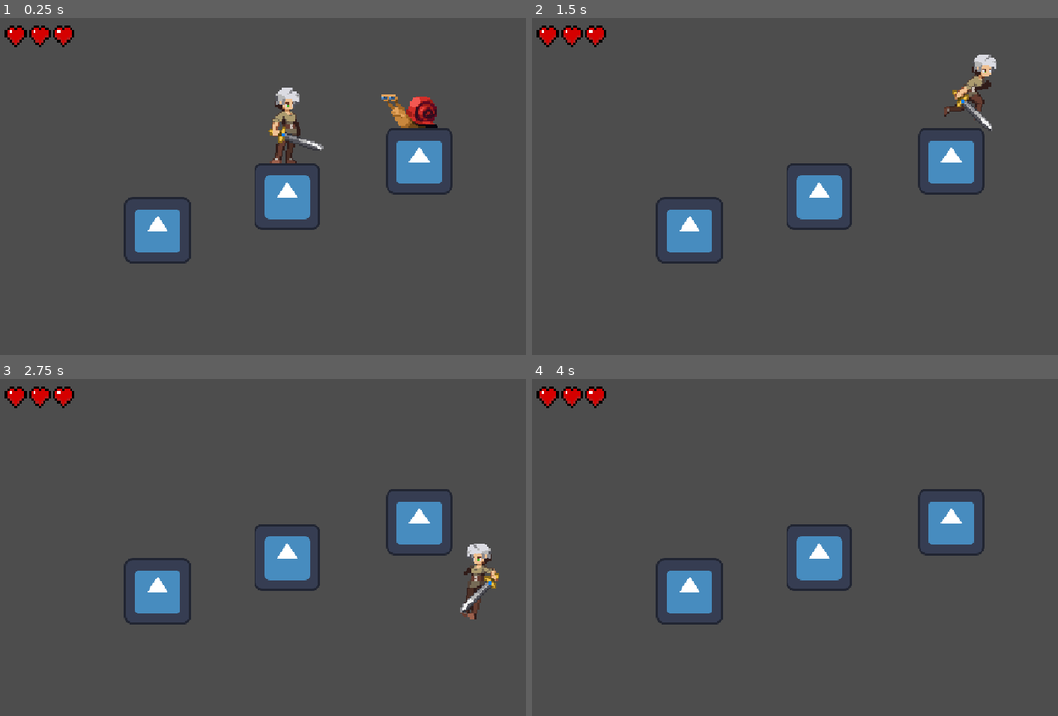
Above: before the commit, frames 1-4 (two rows, left to right).
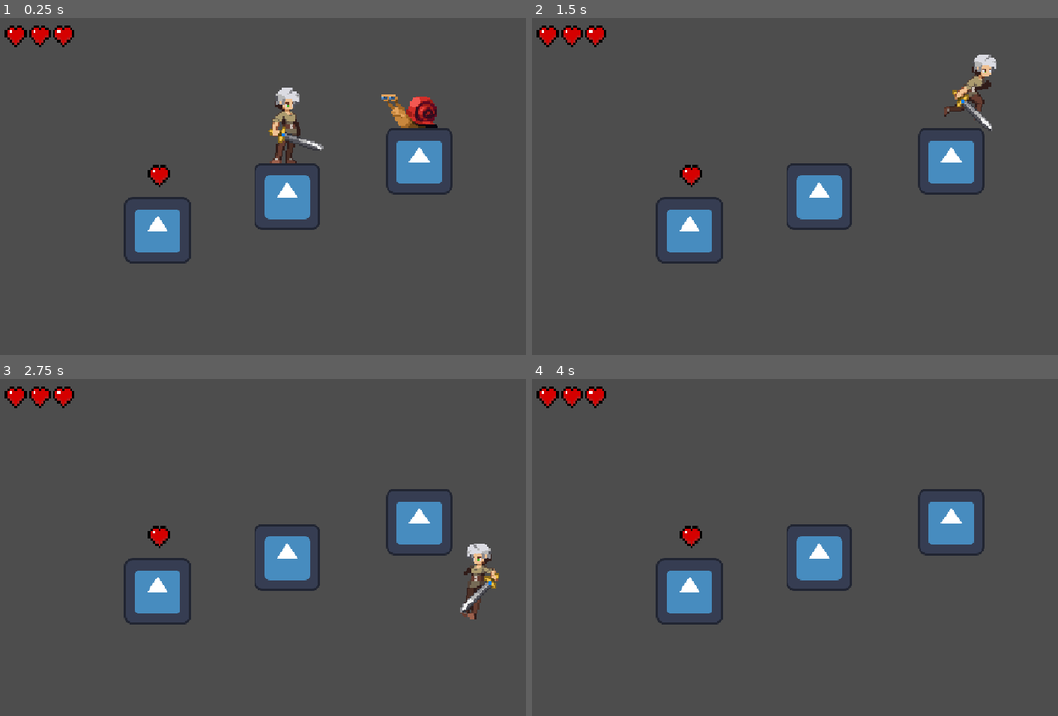
Above: after the commit, the same moments.

Repository: masonnh/fantasy-platformer
Game: Godot game, scene res://scenes/main.tscn
Two runs of this game, one before a commit and one after it. Both use one fixed random seed, a clock stepped at 60 frames per second and the inputs below. The engine's default icon, where the game draws it, is replaced by a stand-in: a white triangle on a blue panel in a dark square.
Inputs (mouse positions are in pixels of both pictures, inside the frame that each line leads up to):
- Up to frame 1 (0.25 s): no input
- Up to frame 2 (1.5 s): move the mouse to (963, 169) at 0.52 s; hold D (move_right) from 0.53 s (still down); click (963, 169) at 0.6 s; tap W (move_up) at 0.77 s; move the mouse to (710, 203) at 1.27 s; click (710, 203) at 1.35 s
- Up to frame 3 (2.75 s): tap W (move_up) at 1.52 s; move the mouse to (357, 473) at 2.02 s; release D (move_right) at 2.03 s; hold A (move_left) from 2.03 s (still down); click (357, 473) at 2.1 s
- Up to frame 4 (4 s): move the mouse to (800, 614) at 2.77 s; release A (move_left) at 2.78 s; hold D (move_right) from 2.78 s (still down); click (800, 614) at 2.85 s; tap W (move_up) at 3.02, 3.77 s; tap Enter at 3.5 s; move the mouse to (1010, 598) at 3.52 s; click (1010, 598) at 3.6 s

The runs differ from the first frame. In frame 1, 0.2% of the frame differs, in the area x 28-33%, y 43-51%; in frame 2, 0.2%; in frame 3, 0.2%; in frame 4, 0.2%.

Commit message:
heart collectible

Diff:
--- /dev/null
+++ b/scenes/heart.tscn
@@ -0,0 +1,16 @@
+[gd_scene format=3 uid="uid://wb4d7dxt6u6e"]
+
+[ext_resource type="Texture2D" uid="uid://cdid1wnin86ex" path="res://assets/images/hud/heart.png" id="1_v30as"]
+
+[sub_resource type="CircleShape2D" id="CircleShape2D_v30as"]
+radius = 239.99997
+
+[node name="Heart" type="Area2D" unique_id=14928600]
+scale = Vector2(0.1, 0.1)
+
+[node name="Sprite2D" type="Sprite2D" parent="." unique_id=1178359764]
+texture = ExtResource("1_v30as")
+
+[node name="CollisionShape2D" type="CollisionShape2D" parent="." unique_id=1079084701]
+position = Vector2(0, -19.999998)
+shape = SubResource("CircleShape2D_v30as")
--- a/scenes/main.tscn
+++ b/scenes/main.tscn
@@ -4,6 +4,7 @@
 [ext_resource type="Script" uid="uid://ckqtqmwlkttg5" path="res://scripts/main.gd" id="1_tbgi4"]
 [ext_resource type="Texture2D" uid="uid://dumbe4xhhsg6r" path="res://icon.svg" id="2_0wfyh"]
 [ext_resource type="PackedScene" uid="uid://dafc2c034jadn" path="res://scenes/snail.tscn" id="3_sugp2"]
+[ext_resource type="PackedScene" uid="uid://wb4d7dxt6u6e" path="res://scenes/heart.tscn" id="5_tbgi4"]
 
 [sub_resource type="RectangleShape2D" id="RectangleShape2D_8ib2y"]
 size = Vector2(128, 128)
@@ -58,4 +59,7 @@
 [node name="Snail" parent="." unique_id=344229118 instance=ExtResource("3_sugp2")]
 position = Vector2(825, 163)
 
+[node name="Heart" parent="." unique_id=14928600 instance=ExtResource("5_tbgi4")]
+position = Vector2(306, 304)
+
 [connection signal="update_health" from="Player" to="." method="_on_player_update_health"]
--- a/scenes/player.tscn
+++ b/scenes/player.tscn
@@ -290,7 +290,7 @@
 size = Vector2(21, 48)
 
 [sub_resource type="RectangleShape2D" id="RectangleShape2D_k8ckf"]
-size = Vector2(18.666666, 52.66667)
+size = Vector2(24, 52.66667)
 
 [node name="Player" type="CharacterBody2D" unique_id=1873848005]
 scale = Vector2(3, 3)
@@ -299,9 +299,8 @@
 [node name="AnimatedSprite2D" type="AnimatedSprite2D" parent="." unique_id=411411460]
 texture_filter = 1
 sprite_frames = SubResource("SpriteFrames_8ib2y")
-animation = &"dying"
+animation = &"idle"
 autoplay = "idle"
-frame_progress = 0.051398426
 
 [node name="CollisionShape2D" type="CollisionShape2D" parent="." unique_id=2123343156]
 position = Vector2(-0.5, 0)
@@ -312,6 +311,7 @@
 metadata/_edit_group_ = true
 
 [node name="HitboxCollision" type="CollisionShape2D" parent="Hitbox" unique_id=1418585156]
+position = Vector2(2.666668, 0)
 shape = SubResource("RectangleShape2D_k8ckf")
 disabled = true
 
--- /dev/null
+++ b/scripts/heart.gd
@@ -0,0 +1,11 @@
+extends Area2D
+
+
+# Called when the node enters the scene tree for the first time.
+func _ready() -> void:
+	pass # Replace with function body.
+
+
+# Called every frame. 'delta' is the elapsed time since the previous frame.
+func _process(delta: float) -> void:
+	pass
--- a/scripts/player.gd
+++ b/scripts/player.gd
@@ -71,6 +71,14 @@
 	hitbox_collision.disabled = false
 
 
+## Adds to player's health by health_amt
+func add_health(health_amt) -> void:
+	if !alive:
+		return
+
+	health += health_amt
+	update_health.emit(health)
+
 ## Reduces the player's health by damage_amt
 func take_damage(damage_amt: int) -> void:
 	if !alive:
@@ -105,3 +113,7 @@
 	if area is MobBaseClass:
 		var mob = area as MobBaseClass
 		take_damage(mob.attack_power)
+
+	elif area.name == "Heart":
+		add_health(1)
+		area.queue_free()
Not shown, added: scripts/heart.gd.uid
